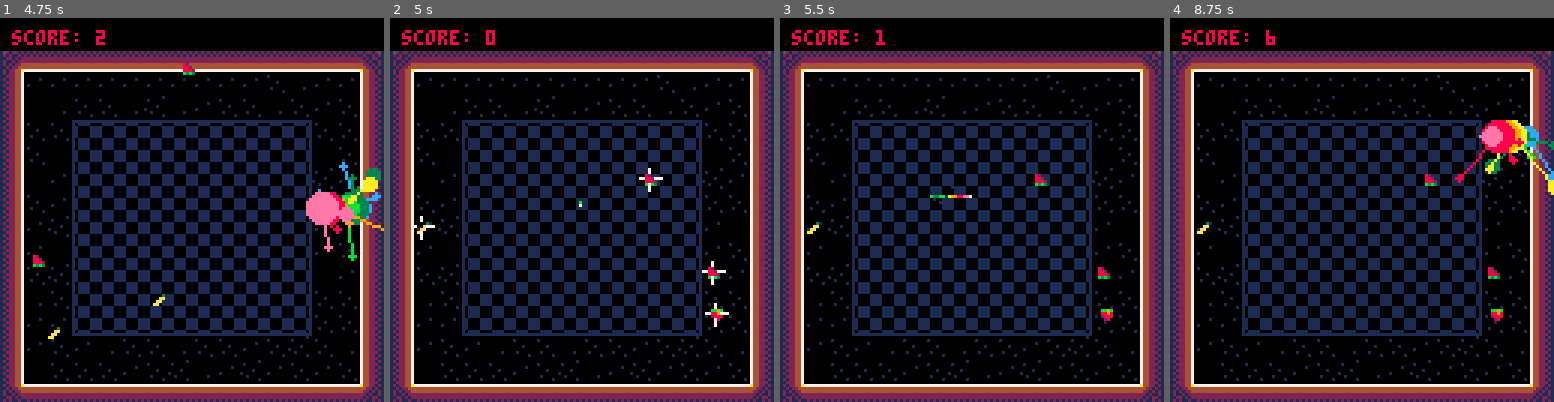
Above: before the commit, frames 1-4 (left to right).
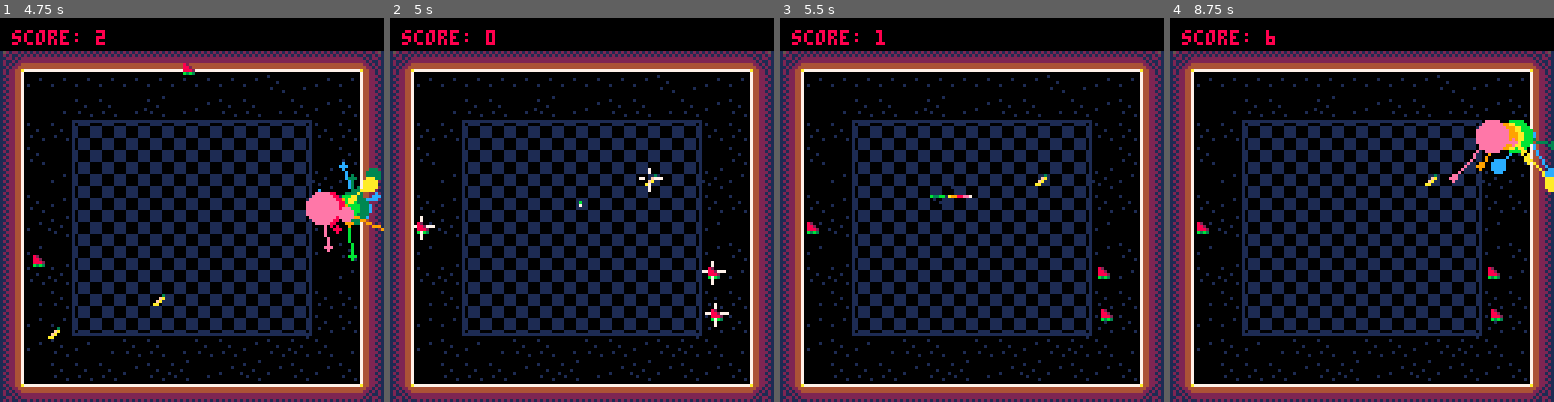
Above: after the commit, the same moments.

Repository: tmelot2/pico-8
Game: PICO-8 cartridge snek-dash.p8
Two runs of this game, one before a commit and one after it. Both use one fixed random seed, a clock stepped at 60 frames per second and the inputs below.
Inputs:
- Up to frame 1 (4.75 s): tap X (X key) at 0.33, 1.07, 1.85, 2.97, 4.08 s; tap O (Z key) at 0.7, 1.7, 2.1, 2.5, 2.9, 3.3, 3.7, 4.1, 4.5 s; hold Right 1.6-2.1 s; hold Up 2.15-2.42 s; hold Right 2.47-3.03 s; hold Left 3.08-3.58 s; hold Down 3.63-3.97 s; hold Right 4.02-4.68 s; hold Up from 4.73 s (still down)
- Up to frame 2 (5 s): keep holding Up; tap O (Z key) at 4.9 s
- Up to frame 3 (5.5 s): release Up at 5.03 s; hold Left from 5.08 s (still down); tap X (X key) at 5.2 s; tap O (Z key) at 5.3 s
- Up to frame 4 (8.75 s): release Left at 5.68 s; tap O (Z key) every 0.4 s from 5.7 to 8.5 s; hold Down 5.73-6.03 s; hold Right 6.08-6.58 s; tap X (X key) at 6.32, 7.43, 8.55 s; hold Right 6.63-7.13 s; hold Up 7.18-7.45 s; hold Right 7.5-8.07 s; hold Left 8.12-8.62 s; hold Down from 8.67 s (still down)

Frame 1 is identical in both runs. In frame 2, 0.2% of the frame differs, in the area x 7-87%, y 40-79%; in frame 3, 0.3%; in frame 4, 1.8%, in the area x 7-100%, y 26-79%.

Commit message:
Add functional high score logic, cleanup

Diff:
--- a/snek-dash.p8
+++ b/snek-dash.p8
@@ -96,6 +96,7 @@
 play_music=false
 
 function _init()
+	cartdata('tm-snek-dash')
   if (skiptitle==1) scene=1
 
   if (scene==0) then
@@ -400,14 +401,14 @@
   end
 
   if dead==true then
-    gameover()
+    kill_player()
     return
   end
 
   -- self
   for v in all(player.h) do
     if (player.x == v.x and player.y == v.y) then
-     gameover()
+     kill_player()
      return
     end
   end
@@ -689,69 +690,9 @@
 
 
 -- agameover & dead
-function gameover()
+function kill_player()
   player.dead=true
   deadinit()
-end
-
-function gameoverinit()
-  scene=2
-  timer=0
-  music(-1)
-
-  rectfill(0,0,screenwidth,screenheight,8)
-  local text='u died fool'
-  print(text,hcenter(text),vcenter(text)-20,7)
-
-  finalScoreDraw()
-
-  local text='🅾️ try again'
-  print(text,hcenter(text),vcenter(text)+22,7)
-  local text='❎ level select'
-  print(text,hcenter(text),vcenter(text)+30,7)
-end
-
-function gameoverupdate()
-  timer+=1
-  if btn(5) then
-    sfx(8)
-    scene=0
-    titleinit()
-  elseif btn(4) then
-    sfx(7)
-    gameinit()
-  end
-end
-
-function gameoverdraw()
-  local pad=20
-
-  if timer > 70 then
-    -- for x=1,1950 do
-    --   local xx=flr(rnd(screenwidth))
-    --   local yy=flr(rnd(screenheight-pad))
-    --   local cc=pget(xx,yy)
-    --   if (cc==7 or flr(rnd(10))<=3) then
-    --     -- change to drip left/right at first
-    --     if timer<180 then
-    --       -- drop left/right
-    --       if (flr(rnd(100))==5) then xx+=1 elseif(flr(rnd(100))==10) then xx-=1 end
-    --       -- drip darker from top
-    --       if (flr(rnd(50)) == 10) then pset(flr(rnd(screenwidth+1)),0,2) end
-    --     -- change to only become red after
-    --     elseif timer < 360 then
-    --       if (flr(rnd(100)) == 2) then
-    --         pset(flr(rnd(screenwidth+1)),flr(rnd(screenheight)),8)
-    --       end
-    --     -- black drips from top
-    --     else
-    --       if (flr(rnd(100))%5==0) then pset(flr(rnd(screenwidth)),0,0) end
-    --     end
-    --     pset(xx,yy+1,cc)
-    --   end
-    -- end
-  finalScoreDraw()
-  end
 end
 
 function deadinit()
@@ -766,11 +707,11 @@
 
 	if #player.h > 1 then
 		add(circles, {
-      x=player.h[#player.h].x,
-      y=player.h[#player.h].y,
-      r=frnd(4)+2,
-      c=snakepalette[#player.h%(#snakepalette)+1]
-    })
+		  x=player.h[#player.h].x,
+		  y=player.h[#player.h].y,
+		  r=frnd(4)+2,
+		  c=snakepalette[#player.h%(#snakepalette)+1]
+		})
 		delete_cnt = 1 + (flr(timer/5)*flr(timer/5)) / 8
 
 		for i=0,delete_cnt do
@@ -810,12 +751,54 @@
 	circles={}
 end
 
-function finalScoreDraw()
+function gameoverinit()
+  scene=2
+  timer=0
+  music(-1)
+
+  slot=get_high_score_slot(curLevel, score)
+  if slot>0 then
+  	name=chr(97+frnd(122-97))..chr(97+frnd(122-97))..chr(97+frnd(122-97))
+  	insert_high_score(curLevel, slot, score, name)
+  end
+  high_scores=read_scores(curLevel)
+end
+
+
+function gameoverupdate()
+  timer+=1
+  if btn(5) then
+    sfx(8)
+    scene=0
+    titleinit()
+  elseif btn(4) then
+    sfx(7)
+    gameinit()
+  end
+end
+
+function gameoverdraw()
+  cls()
+  highscoredraw()
+  local text='🅾️ try again'
+  print(text,hcenter(text),80,7)
+  local text='❎ level select'
+  print(text,hcenter(text),86,7)
+end
+
+function highscoredraw()
+	title=levels[curLevel].name..' high scores'
+	print(title, hcenter(title), 5)
+	for i,s in ipairs(high_scores) do
+		if s.name=='' then n='___' else n=s.name end
+		print(''..i..' '..n..' '..s.score, 45, 10+(7*i))
+	end
+
 	local text=''..score
 	x1=28
 	x2=100
-	y1=60
-	y2=66
+	y1=80
+	y2=86
 	rectfill(x1,y1,x2,y2,8)
 	rect(x1,y1-1,x2,y2+1,3)
 	print(text,hcenter(text),vcenter(text)-0,11)
@@ -958,6 +941,78 @@
 
 function wavyPrintAll(s,x,y,h,c)
   print(s,x,y + h*sin((1.2*x-timer*1.4)*(3.1459/180)), c)
+end
+
+
+-- ahighscore
+-- high score format
+-- every 25 bytes in cartdata() is a level
+-- bytes
+-- 	1,2 	16-bit score (0-32767)
+-- 	3,4,5	name, 3 chr
+--
+-- level num & score slot are 1-based
+--
+-- write chars with ord() (char to code)
+function write_score(level_num, score, name, slot)
+	log('writing score '..score..' '..name..' to slot '..slot)
+	local base=0x5e00
+	local level_start_addr=base+25*(level_num-1)
+	local slot_addr=(slot-1)*5
+	poke2(level_start_addr+slot_addr, score)
+	poke(level_start_addr+slot_addr+2, ord(name,1), ord(name,2), ord(name,3))
+end
+
+-- level num & score slot are 1-based
+-- returns table of scores for level
+-- { 1={name,score}, 2={name,score}, ...}
+-- reads chars with chr() (code to char)
+function read_scores(level_num)
+	log('reading scores for level '..level_num)
+	local base=0x5e00
+	local level_start_addr=base+25*(level_num-1)
+	local highscores={}
+	for i=0,4 do
+		local slot_addr=5*i
+		local score=peek2(level_start_addr+slot_addr)
+		local name=chr(peek(level_start_addr+slot_addr+2))..chr(peek(level_start_addr+slot_addr+3))..chr(peek(level_start_addr+slot_addr+4))
+		if name==chr(0)..chr(0)..chr(0) then
+			name=''
+		end
+		highscores[i+1]={score=score, name=name}
+	end
+	return highscores
+end
+
+-- checks if score is a high score for level num
+-- if so, returns score slot it goes in
+-- otherwise, returns -1
+function get_high_score_slot(level_num, new_score)
+	log('checking if '..new_score..' is a high score')
+	local scores=read_scores(level_num)
+	for i=1,#scores do
+		local cur_score=scores[i].score
+		if new_score>cur_score then
+			log(new_score..' ('..cur_score..') is a new high score in slot '..i)
+			return i
+		end
+	end
+	return -1
+end
+
+function insert_high_score(level_num, slot, new_score, name)
+	local scores=read_scores(level_num)
+
+	log('new high score name '..name..' slot '..slot..' new score '..new_score)
+	add(scores, {name=name,score=new_score}, slot)
+
+	for i=1,#scores do
+		if i>5 then
+			log('break')
+			break
+		end
+		write_score(level_num, scores[i].score, scores[i].name, i)
+	end
 end
 
 
